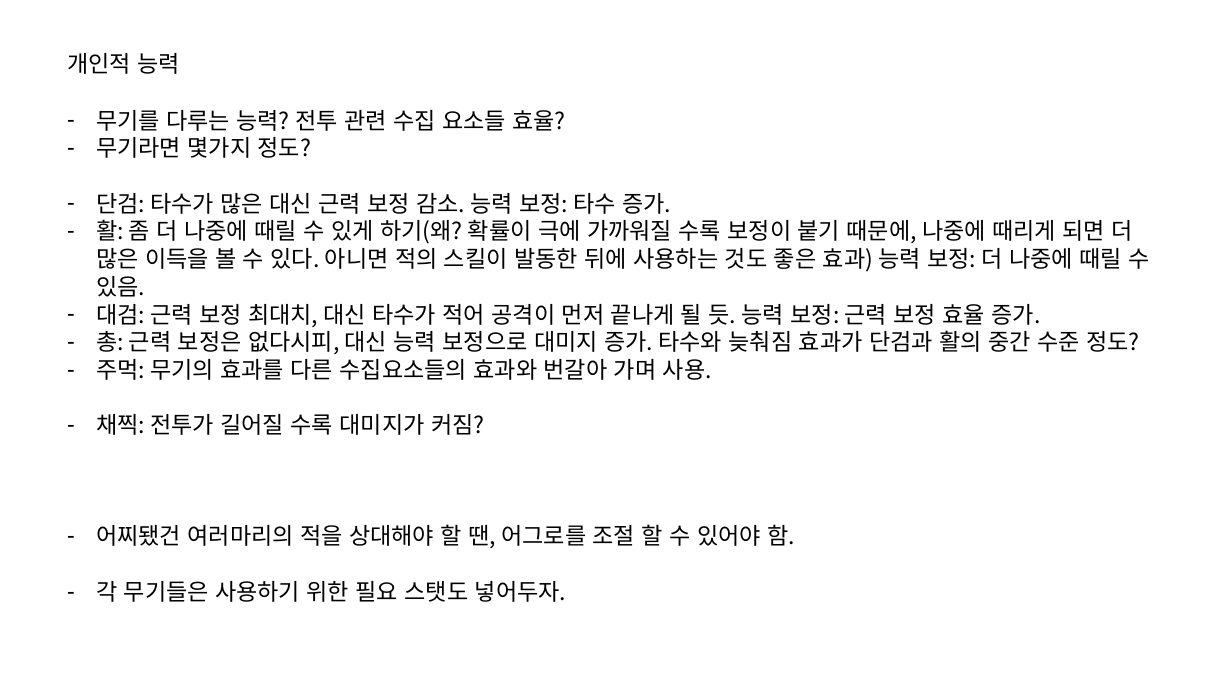
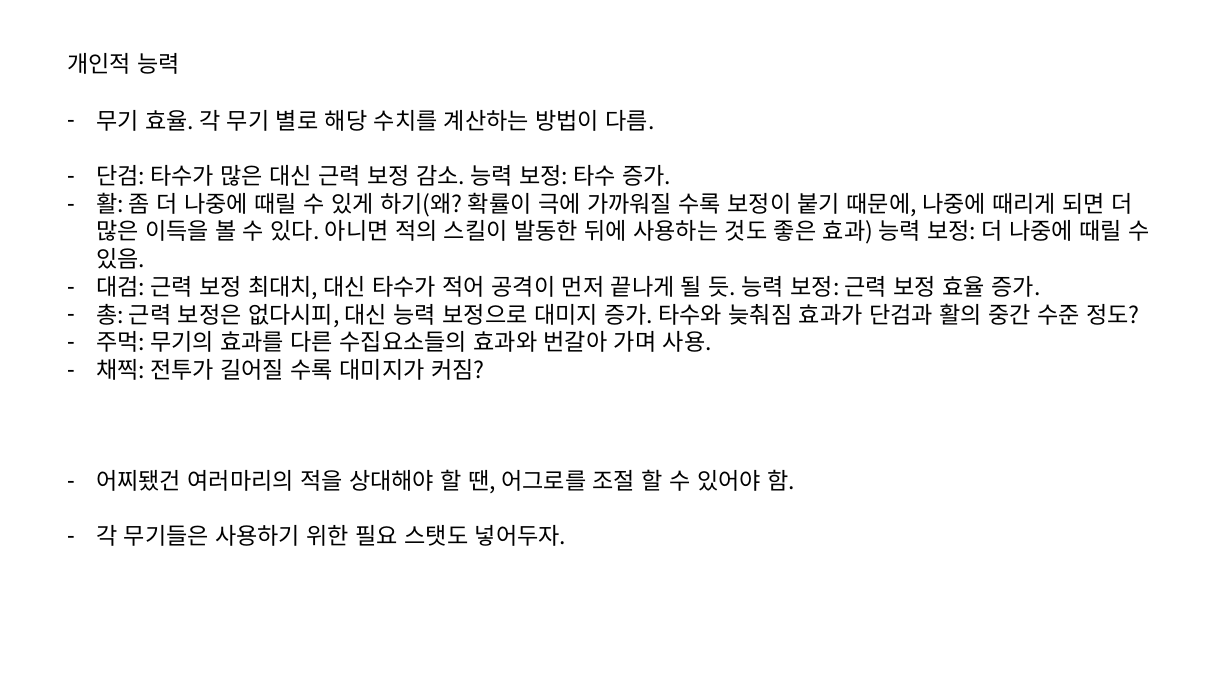
Before and after one commit to IdfKLeh/capstone, a slide deck: slide 7 of 육성.pptx. Drawn at 1232x693 pixels with LibreOffice and Linux fonts; fonts in the diff are those of the drawing. Boxes give left, top, right and bottom in pixels: in the first picture for what was removed or moved away, otherwise in the second. Text is boxed around its words. In the diff, an @@ line names an element or a change of style, - is before the commit and + after.

```diff
--- a/육성.pptx
+++ b/육성.pptx
@@ text at [96,110,655,131]: text changed @@
-– 무기를 다루는 능력? 전투 관련 수집 요소들 효율?
-– 무기라면 몇가지 정도?
+– 무기 효율. 각 무기 별로 해당 수치를 계산하는 방법이 다름.
```
Also in this commit, not shown: 1 other slide changed, 5 other files.
